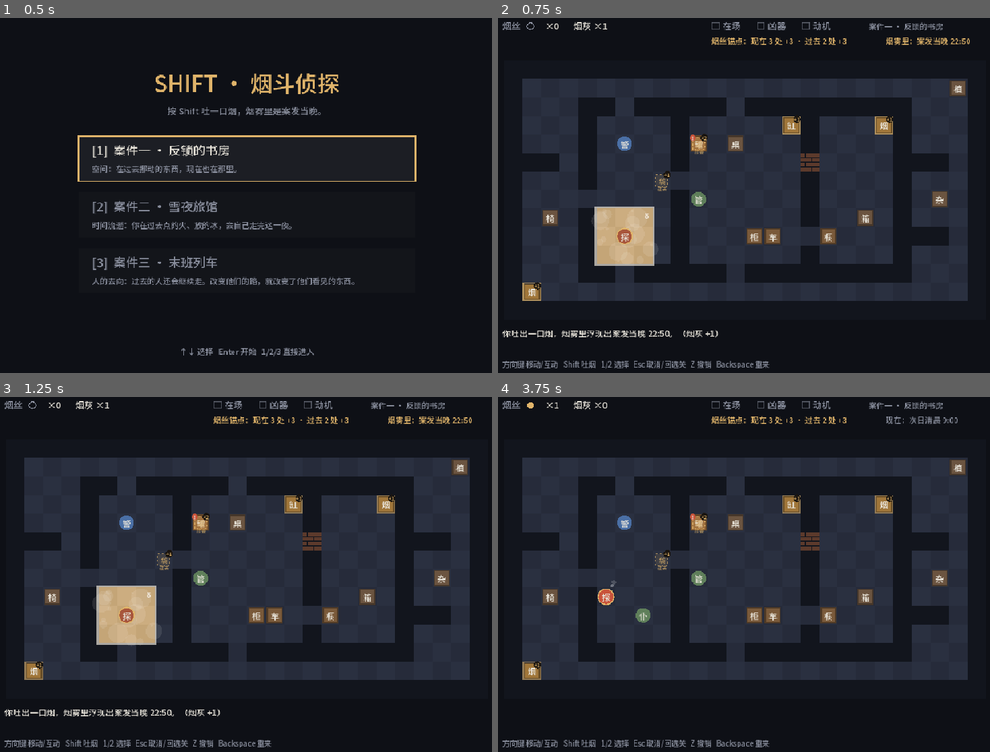
Above: before the commit, frames 1-4 (two rows, left to right).
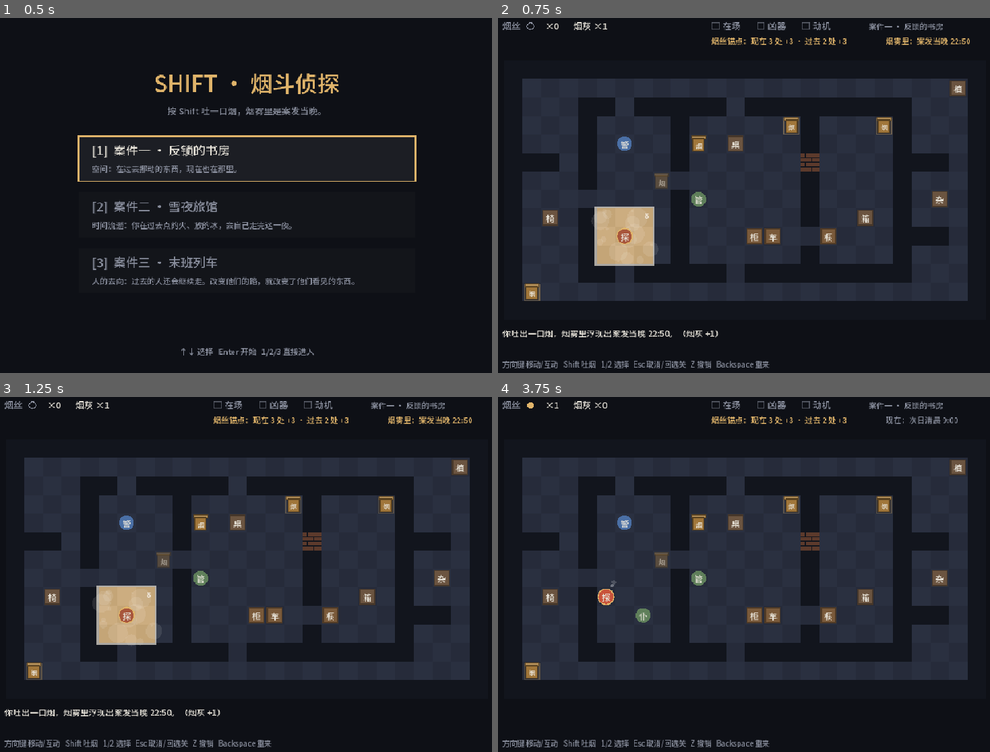
Above: after the commit, the same moments.

Repository: TroyHor/SHIFT
Game: Godot game, scene res://scenes/main.tscn
Two runs of this game, one before a commit and one after it. Both use one fixed random seed, a clock stepped at 60 frames per second and the inputs below.
Inputs:
- Up to frame 1 (0.5 s): no input
- Up to frame 2 (0.75 s): tap Enter at 0.5 s; hold Right from 0.53 s (still down); tap Shift at 0.6 s
- Up to frame 3 (1.25 s): keep holding Right; tap Space at 0.77 s
- Up to frame 4 (3.75 s): tap Space at 1.25, 1.52, 3.02, 3.5 s; release Right at 1.28 s; hold Down 1.28-2.03 s; tap Z at 1.35 s; hold Right 2.03-2.78 s; tap Backspace at 2.1 s; tap Enter at 2.75, 2.85 s; hold Up 2.78-3.53 s; hold Left from 3.53 s (still down); tap 1 at 3.6 s

Frame 1 is identical in both runs. In frame 2, 0.7% of the frame differs, in the area x 4-81%, y 27-80%; in frame 3, 0.6%; in frame 4, 0.7%.

Commit message:
Anchors: one tin model for every tobacco source
Past sources are translucent ghosts of the same model, with no corner
badges. When a tile has something in both eras, the present one is drawn
first and the past ghost only appears once the present one is gone.

Co-Authored-By: Claude Opus 5.5 <noreply@anthropic.com>
Claude-Session: https://claude.ai/code/session_017LynzDhXfbwwWwp2A2xjn3

Diff:
--- a/scripts/levels.gd
+++ b/scripts/levels.gd
@@ -207,7 +207,7 @@
 					"text": "管家（现在）：我整晚都在厨房，从没进过书……\n烟雾里，过去的他正站在老爷身旁。他的脸一下子白了。"}},
 			{"id": "butler_then", "kind": "npc", "era": "past", "pos": Vector2i(7, 2), "label": "管", "name": "管家",
 				"say": "管家（过去）：老爷，您的茶。……今晚的事，您可别怪我。"},
-			{"id": "jar_now", "kind": "prints", "era": "present", "pos": Vector2i(6, 2), "label": "罐", "clue": "print",
+			{"id": "jar_now", "kind": "prints", "era": "present", "pos": Vector2i(6, 2), "label": "罐", "model": "tin", "clue": "print",
 				"hint": "空烟丝罐上好像有指纹，可惜看不清。要是有点粉末撒上去就好了……",
 				"text": "你往空罐子上撒了点烟灰，显出一枚指纹，是管家的。"},
 			{"id": "jar_then", "kind": "source", "era": "past", "pos": Vector2i(6, 2), "label": "罐", "amount": 2,
--- a/scripts/main.gd
+++ b/scripts/main.gd
@@ -21,6 +21,7 @@
 const C_DIM := Color("#8a8f9e")
 const C_ACCENT := Color("#e0b46a")
 const C_RED := Color("#c9533b")
+const TIN := Color("#a0763a")
 
 const KIND_COLOR := {
 	"inspector": Color("#4a6fa5"),
@@ -224,30 +225,42 @@
 	return clampi(int(TS * 0.46), 12, 22)
 
 
-## 烟丝锚点：所有烟丝来源一直画在地图上。过去的来源画成虚影，标出能拿几撮。
+## 烟丝锚点：所有烟丝来源用同一个模型（烟丝罐）。
+## 当前时代拿得到的画实体；另一个时代的画成虚影，让玩家提前规划路线。
+## 同一格两个时代都有东西时，先画现在的，现在的没了才露出过去的虚影。
 func _draw_anchors() -> void:
 	for e in game.anchors():
-		var r := _cell(e.pos)
 		var shown: bool = game.in_window(e.pos) == (e.era == "past")
-		var pulse := 0.55 + 0.45 * sin(t * 2.5)
 		if shown:
-			draw_rect(r.grow(-1), Color(C_ACCENT, 0.35 + 0.4 * pulse), false, 2.0)
-		else:
-			# 虚影：看得见，但要换个时代才拿得到
-			var g := r.grow(-TS * 0.18)
-			draw_rect(g, Color(C_ACCENT, 0.12))
-			_dashed_rect(g, Color(C_ACCENT, 0.55 + 0.3 * pulse))
-			_text_center(e.label, g.get_center() + Vector2(0, 1), int(_glyph() * 0.8), Color(C_ACCENT, 0.75))
-			var tag := "过去" if e.era == "past" else "现在"
-			_text_center(tag, r.get_center() + Vector2(0, TS * 0.42), maxi(9, int(TS * 0.24)), Color(C_ACCENT, 0.85))
-		var badge := "+%d" % e.amount
-		var bpos := r.position + Vector2(r.size.x - TS * 0.2, TS * 0.18)
-		draw_circle(bpos, TS * 0.2, Color("#1a1510"))
-		_text_center(badge, bpos, maxi(9, int(TS * 0.28)), C_ACCENT)
-		if not e.get("erases", []).is_empty():
-			var wpos := r.position + Vector2(TS * 0.18, TS * 0.18)
-			draw_circle(wpos, TS * 0.16, C_RED)
-			_text_center("!", wpos, maxi(9, int(TS * 0.26)), C_TEXT)
+			continue  # 实体已经由 _draw_ent 画出
+		var other: Array = game.present_ents() if e.era == "past" else game.past_ents()
+		var covered := false
+		for o in other:
+			if o.pos == e.pos and o.id != e.id:
+				covered = true
+				break
+		if covered:
+			continue
+		var pulse := 0.5 + 0.5 * sin(t * 2.0)
+		_draw_tin(_cell(e.pos), 0.28 + 0.12 * pulse, false)
+
+
+## 烟丝罐模型：所有烟丝来源共用
+func _draw_tin(cell: Rect2, alpha: float, glow: bool) -> void:
+	var w := cell.size.x * 0.62
+	var h := cell.size.y * 0.7
+	var body := Rect2(cell.get_center() - Vector2(w / 2, h / 2 - cell.size.y * 0.05), Vector2(w, h))
+	var col := Color(TIN, alpha)
+	var dark := Color(TIN.darkened(0.45), alpha)
+	if glow:
+		var pulse := 0.5 + 0.5 * sin(t * 2.5)
+		draw_rect(body.grow(3), Color(C_ACCENT, 0.15 + 0.25 * pulse), false, 2.0)
+	draw_rect(body, col)
+	var lid := Rect2(body.position - Vector2(2, h * 0.16), Vector2(w + 4, h * 0.22))
+	draw_rect(lid, Color(TIN.lightened(0.15), alpha))
+	draw_rect(lid, dark, false, 1.5)
+	draw_rect(body, dark, false, 1.5)
+	_text_center("烟", body.get_center() + Vector2(0, h * 0.08), int(_glyph() * 0.85), Color(C_TEXT, minf(1.0, alpha * 1.4)))
 
 
 func _dashed_rect(r: Rect2, col: Color) -> void:
@@ -282,6 +295,9 @@
 
 
 func _draw_ent(e: Dictionary) -> void:
+	if e.kind == "source" or e.get("model", "") == "tin":
+		_draw_tin(_cell(e.pos), 1.0, e.kind == "source")
+		return
 	var r := _cell(e.pos).grow(-TS * 0.1)
 	var col: Color = KIND_COLOR.get(e.kind, Color("#6b5440"))
 	var past: bool = game.in_window(e.pos)
Not shown, changed: docs/design.md
